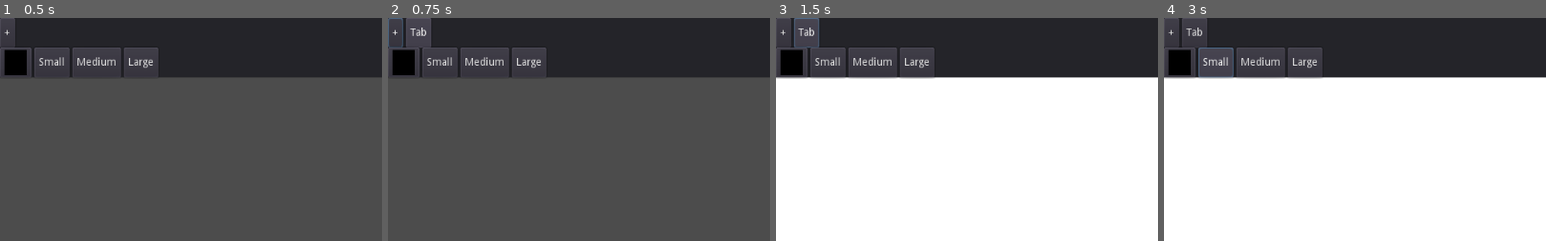
Above: before the commit, frames 1-4 (left to right).
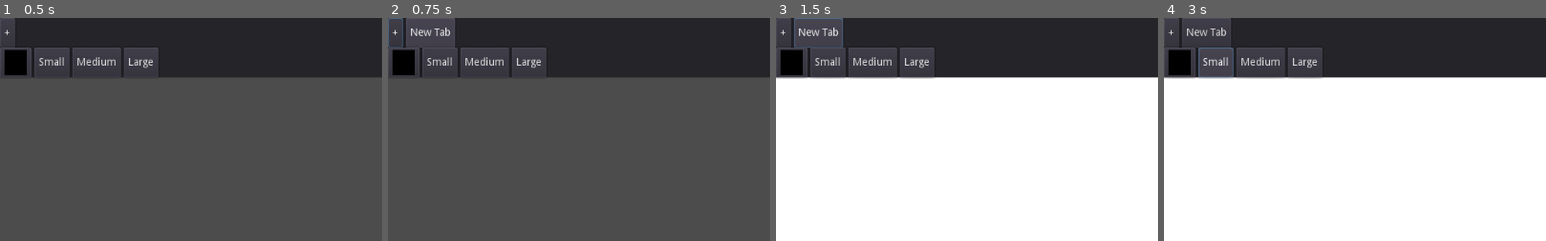
Above: after the commit, the same moments.

Repository: waleed177/bad-notes-application
Game: Godot game, scene res://scenes/main/main.tscn
Two runs of this game, one before a commit and one after it. Both use one fixed random seed, a clock stepped at 60 frames per second and the inputs below.
Inputs:
- Up to frame 1 (0.5 s): no input
- Up to frame 2 (0.75 s): click "+" at 0.5 s
- Up to frame 3 (1.5 s): click "Tab" (after the commit: "New Tab") at 1.25 s
- Up to frame 4 (3 s): click "Tab" (after the commit: "New Tab") at 2 s; click "Small" at 2.75 s
The pictures show only the part of the screen within x 0-50%, y 0-50%; the shares and areas given below are measured in that part.

Frame 1 is identical in both runs. In frame 2, 1.0% of the frame differs, in the area x 5-18%, y 0-14%; in frame 3, 1.0%; in frame 4, 0.6%.

Commit message:
fixed saving tab positions

Diff:
--- a/prefabs/items/checkbox_text_item/checkbox_text_item.gd
+++ b/prefabs/items/checkbox_text_item/checkbox_text_item.gd
@@ -17,6 +17,7 @@
 
 func _on_ItemComponent_instantiated_item(instance):
 	instance._item = CheckboxTextItemModel.new()
+	instance._item.text = $Label.text
 	NoteSaver.register_item(instance._item)
 
 func _process(delta):
--- a/prefabs/items/tab_item/tab_item.gd
+++ b/prefabs/items/tab_item/tab_item.gd
@@ -5,8 +5,8 @@
 func setup(data: TabItemModel, setup_as_draggable=false):
 	_data = data
 	set_global_position(data.position)
-	$Button.text = data.text
-	data.connect("property_modified", self, "_on_data_property_modified")
+	$Button.text = data.tab_model.text
+	data.tab_model.connect("property_modified", self, "_on_data_property_modified")
 	$Button.connect("pressed", self, "_on_button_pressed")
 	$ItemComponent.connect("instantiated_item", self, "_on_instantiated_item")
 
@@ -18,14 +18,14 @@
 	if event is InputEventMouseButton:
 		if event.pressed and event.button_index == BUTTON_RIGHT:
 			$ConfirmationDialog.show()
-			$ConfirmationDialog/LineEdit.text = _data.text
+			$ConfirmationDialog/LineEdit.text = _data.tab_model.text
 
 func fix_ui_size():
 	rect_min_size = $Button.rect_size
 
 func _on_button_pressed():
 	NoteSaver.set_current_tab(_data)
-	get_tree().current_scene.use_drawing_area(_data.drawing_area.drawing_area_node)
+	get_tree().current_scene.use_drawing_area(_data.tab_model.drawing_area.drawing_area_node)
 
 func _on_ItemComponent_instantiated_draggable(draggable):
 	draggable.connect("dragging_status_changed", self, "_on_dragging_status_changed")
@@ -34,11 +34,12 @@
 	$Button.disabled = dragging
 
 func _on_instantiated_item(item):
-	item.setup(_data)
-	NoteSaver.register_item(item._data)
+	var new_data = _data.duplicate()
+	item.setup(new_data)
+	NoteSaver.register_item(new_data)
 
 func _on_ConfirmationDialog_confirmed():
-	_data.text = $ConfirmationDialog/LineEdit.text
+	_data.tab_model.text = $ConfirmationDialog/LineEdit.text
 
 func _on_data_property_modified(property, value):
 	if property == "text":
--- a/prefabs/items/tab_item/tab_item_model.gd
+++ b/prefabs/items/tab_item/tab_item_model.gd
@@ -2,27 +2,16 @@
 
 class_name TabItemModel
 
-signal property_modified(property, value)
-
-export(String) var text: String setget _set_text
-func _set_text(val):
-	text = val
-	emit_signal("property_modified", "text", val)
-export(Resource) var _drawing_area
-
-var drawing_area: DrawingAreaModel setget _set_drawing_area, _get_drawing_area
-
-func _set_drawing_area(value: DrawingAreaModel):
-	_drawing_area = value
-
-func _get_drawing_area() -> DrawingAreaModel:
-	return _drawing_area
+export(Resource) var _tab_model
+var tab_model: TabModel setget _set_tab_model, _get_tab_model
+func _set_tab_model(value: TabModel): _tab_model = value
+func _get_tab_model() -> TabModel: return _tab_model
 
 func load_model(path):
 	self.drawing_area.load_model(path)
 
 func save(path):
-	self.drawing_area.save(path)
+	pass
 
 func spawn_into(node: Node2D):
 	var Item = load("res://prefabs/items/tab_item/tab_item.tscn")
--- a/project.godot
+++ b/project.godot
@@ -40,6 +40,11 @@
 "path": "res://prefabs/items/tab_item/tab_item_model.gd"
 }, {
 "base": "Resource",
+"class": "TabModel",
+"language": "GDScript",
+"path": "res://scripts/tabs_manager/tab_model.gd"
+}, {
+"base": "Resource",
 "class": "TabsModel",
 "language": "GDScript",
 "path": "res://scripts/tabs_manager/tabs_model.gd"
@@ -51,6 +56,7 @@
 "ItemModel": "",
 "NoteModel": "",
 "TabItemModel": "",
+"TabModel": "",
 "TabsModel": ""
 }
 
--- a/scenes/main/Tabs.gd
+++ b/scenes/main/Tabs.gd
@@ -7,25 +7,34 @@
 	TabManager.connect("loaded_tab", self, "_on_loaded_tab")
 
 func _on_AddTabButton_pressed():
-	var tab_model := TabItemModel.new()
-	tab_model.text = "Tab"
+	var tab_button_model := TabItemModel.new()
 
+	var tab_model = TabModel.new()
 	var drawing_area_model = DrawingAreaModel.new()
 	DrawingArea.instance().setup(drawing_area_model)
 	tab_model.drawing_area = drawing_area_model
+
+	tab_model.text = "New Tab"
+
+	tab_button_model.tab_model = tab_model
+
 	TabManager.add_tab(tab_model)
-	#get_tree().current_scene.use_drawing_area(tab_model.drawing_area.drawing_area_node)
+	#get_tree().current_scene.use_drawing_area(tab_button_model.drawing_area.drawing_area_node)
 
-	_create_tab_button(tab_model)
+	_create_tab_button(tab_button_model)
 
-func _on_loaded_tab(tab: TabItemModel):
-	DrawingArea.instance().setup(tab.drawing_area)
-	_create_tab_button(tab)
+func _on_loaded_tab(tab_model: TabModel):
+	DrawingArea.instance().setup(tab_model.drawing_area)
 
-func _create_tab_button(tab_model: TabItemModel):
+	var tab_button_model := TabItemModel.new()
+	tab_button_model.tab_model = tab_model
+
+	_create_tab_button(tab_button_model)
+
+func _create_tab_button(tab_button_model: TabItemModel):
 	var button = TabItem.instance()
 	$HBoxContainer.add_child(button)
-	button.setup(tab_model)
+	button.setup(tab_button_model)
 
 	yield(get_tree(), "idle_frame")
 	yield(get_tree(), "idle_frame")
--- a/scripts/note_format/note_saver.gd
+++ b/scripts/note_format/note_saver.gd
@@ -13,7 +13,7 @@
 
 func register_item(item: ItemModel):
 	if _current_tab != null:
-		_current_tab.drawing_area.register_item(item)
+		_current_tab.tab_model.drawing_area.register_item(item)
 
 func set_current_tab(tab: TabItemModel):
 	_current_tab = tab
--- a/scripts/tabs_manager/tab_manager.gd
+++ b/scripts/tabs_manager/tab_manager.gd
@@ -10,7 +10,7 @@
 
 	NoteSaver.connect("note_loaded", self, "_on_note_loaded")
 
-func add_tab(tab: TabItemModel):
+func add_tab(tab: TabModel):
 	_tabs_model.free_drawing_area_id += 1
 	tab.drawing_area.texture_id = _tabs_model.free_drawing_area_id
 	_tabs_model.tabs.append(tab)
--- /dev/null
+++ b/scripts/tabs_manager/tab_model.gd
@@ -0,0 +1,25 @@
+extends Resource
+
+class_name TabModel
+
+signal property_modified(property, value)
+
+export(String) var text: String setget _set_text
+func _set_text(val):
+	text = val
+	emit_signal("property_modified", "text", val)
+export(Resource) var _drawing_area
+
+var drawing_area: DrawingAreaModel setget _set_drawing_area, _get_drawing_area
+
+func _set_drawing_area(value: DrawingAreaModel):
+	_drawing_area = value
+
+func _get_drawing_area() -> DrawingAreaModel:
+	return _drawing_area
+
+func load_model(path):
+	self.drawing_area.load_model(path)
+
+func save(path):
+	self.drawing_area.save(path)
--- a/scripts/tabs_manager/tabs_model.gd
+++ b/scripts/tabs_manager/tabs_model.gd
@@ -3,7 +3,7 @@
 class_name TabsModel
 
 export(int) var free_drawing_area_id = 0
-export(Array) var tabs: Array#<TabItemModel>
+export(Array) var tabs: Array#<TabModel>
 
 func save(path):
 	for tab in tabs:
